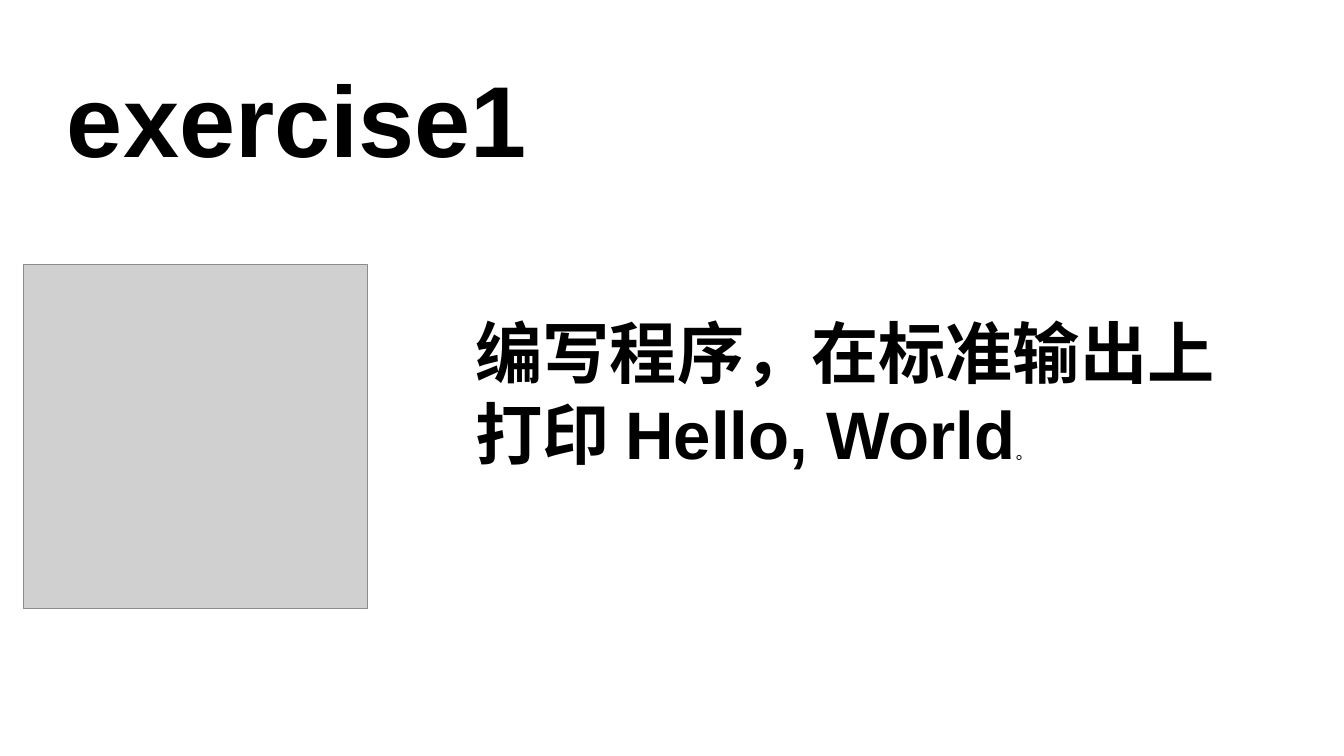
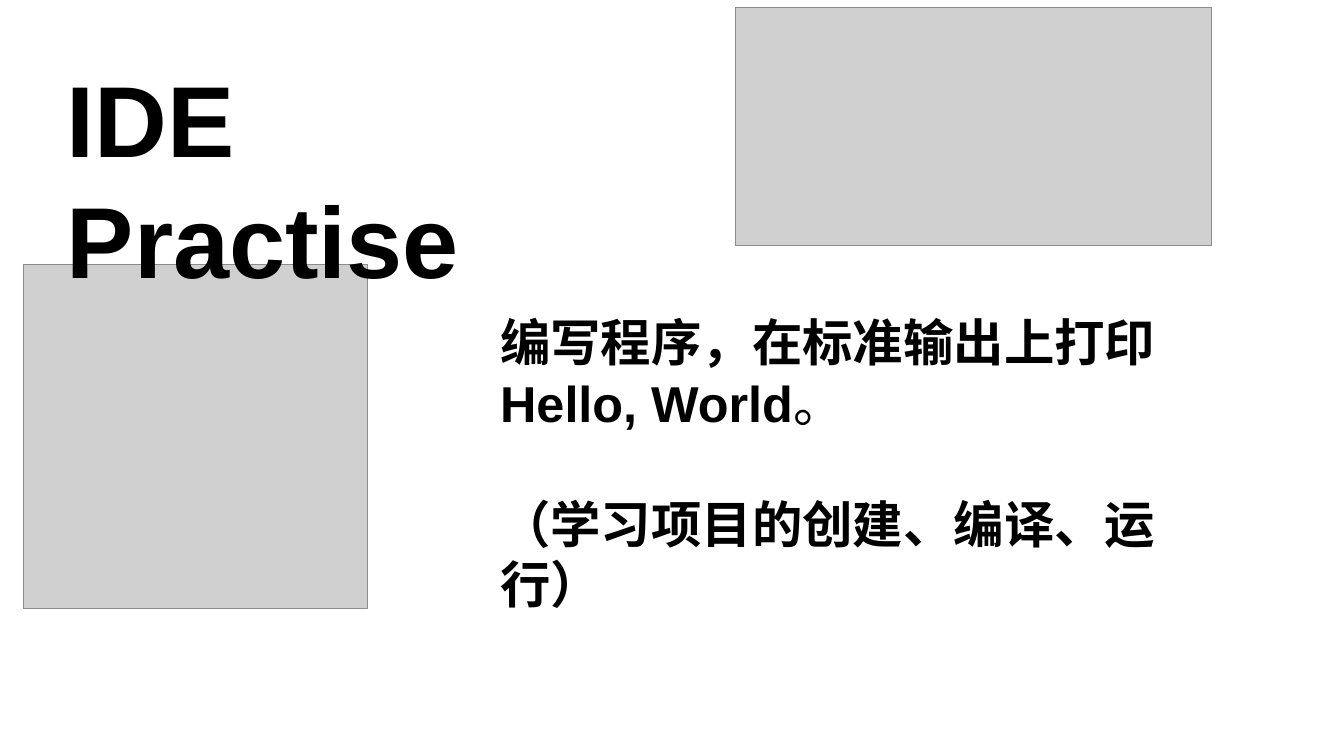
Before and after one commit to 3417725275/CPP_Study, a slide deck: slide 2 of C++课件.pptx. Drawn at 1344x756 pixels with LibreOffice and Linux fonts; fonts in the diff are those of the drawing; grey boxes stand for pictures. Boxes give left, top, right and bottom in pixels: in the first picture for what was removed or moved away, otherwise in the second. Text is boxed around its words. In the diff, an @@ line names an element or a change of style, - is before the commit and + after.

```diff
--- a/C++课件.pptx
+++ b/C++课件.pptx
@@ picture added at box(736, 7, 1212, 245) @@
@@ text at box(67, 87, 459, 296): text changed @@
-exercise1
+IDE Practise
@@ text "编写程序，在标准输出上打印 Hello, World。": place and size @@
-text "编写程序，在标准输出上打印 Hello, World。" at box(476, 320, 1215, 470)
+text "编写程序，在标准输出上打印 Hello, World。" at box(500, 318, 1155, 548)
@@ text at box(500, 318, 1155, 430): size 48 to 36 pt in "编写程序，在标准输出上打印 Hello, World。"; size 12 to 36 pt in "World。" @@
@@ text at box(500, 499, 1155, 548): paragraph added @@
+（学习项目的创建、编译、运行）
```
Also in this commit, not shown: 5 other slides changed, 3 slides added, 11 slides removed, 1 other file.
